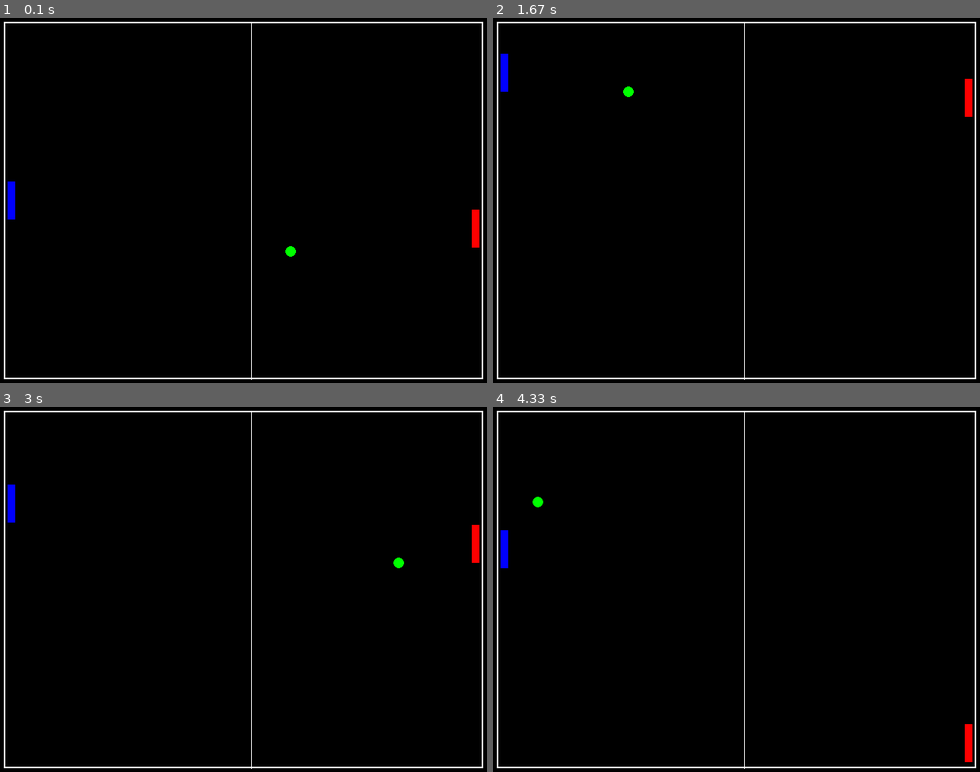
Above: before the commit, frames 1-4 (two rows, left to right).
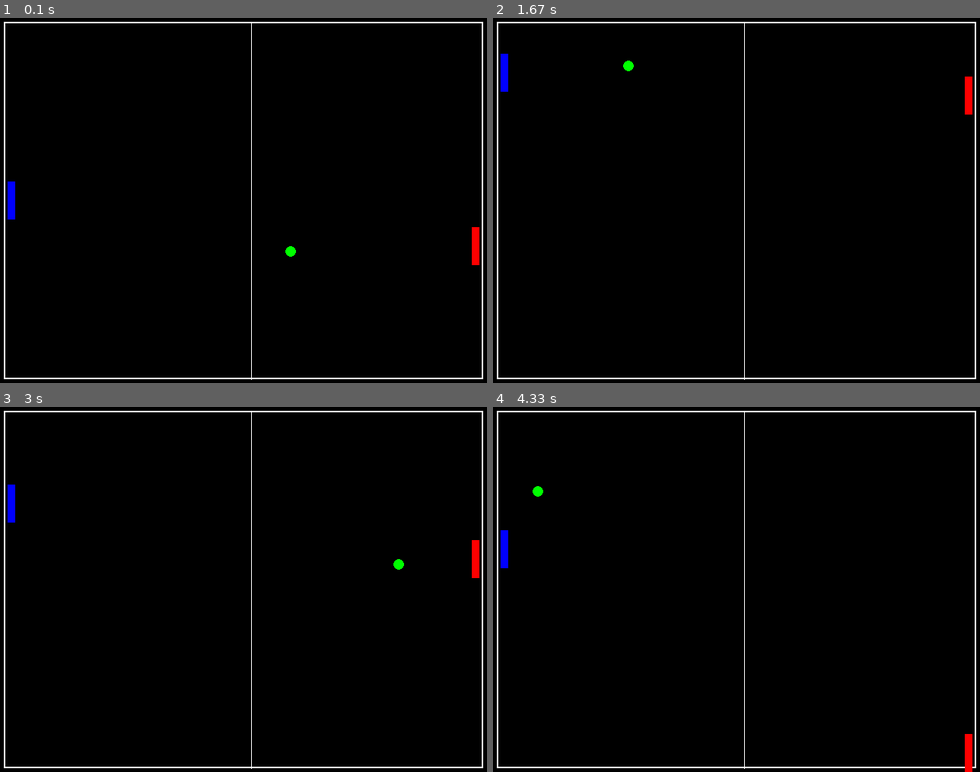
Above: after the commit, the same moments.

Repository: strin/curriculum-deep-RL
Game: pygame game, started from pyrl/tasks/pyale/games/pong.py
The game is run twice, just before and just after one commit, with the same random seed, the same clock (stepped at 60 frames per second) and the same inputs. The source is Python 2; it was converted automatically to run under Python 3.
Inputs:
- Up to frame 1 (0.1 s): no input
- Up to frame 2 (1.67 s): hold Up 0.33-0.8 s; hold Down 0.83-1.13 s; hold Up 1.17-1.53 s; hold Down from 1.57 s (still down)
- Up to frame 3 (3 s): release Down at 1.93 s; hold Up 1.97-2.27 s; hold Down 2.3-2.6 s; hold Up from 2.63 s (still down)
- Up to frame 4 (4.33 s): release Up at 3 s; hold Down 3.03-3.4 s; hold Up 3.43-3.73 s; hold Down 3.77-4.07 s; hold Up from 4.1 s (still down)

The runs differ from the first frame. In frame 1, 0.1% of the frame differs, in the area x 96-99%, y 52-68%; in frame 2, 0.1%; in frame 3, 0.1%; in frame 4, 0.2%, in the area x 8-99%, y 21-100%.

Commit message:
change the pong game to make it even harder

Diff:
--- a/pyrl/tasks/pyale/games/pong.py
+++ b/pyrl/tasks/pyale/games/pong.py
@@ -138,9 +138,9 @@
 #AI of the computer.
     if circle_x >= 320 - C / 2.:
         if not bar2_y == circle_y + C / 2.:
-            if bar2_y < circle_y + C / 2.:
+            if bar2_y + H2 / 2.< circle_y :
                 bar2_y += ai_speed
-            if  bar2_y > circle_y - H2 + C / 2.:
+            if  bar2_y - H2/ 2.> circle_y - H2 + C / 2.:
                 bar2_y -= ai_speed
         else:
             bar2_y == circle_y + C / 2.
@@ -154,12 +154,12 @@
         if circle_y >= bar1_y - C / 2. and circle_y <= bar1_y + H1 - C / 2.:
             circle_x = 20.
             speed_x = base_speed_x + npr.randn() * 30
-            speed_y = speed_y + abs(npr.randn()) * abs(ai_speed) * (np.sign(bar1_move))
+            speed_y = speed_y + abs(npr.randn()) * 30 * (np.sign(bar1_move))
     if circle_x >= bar2_x - 15.:
         if circle_y >= bar2_y - C / 2. and circle_y <= bar2_y + H2 - C / 2.:
             circle_x = 605.
             speed_x = -base_speed_x + npr.randn() * 30
-            speed_y = speed_y + abs(npr.randn()) * abs(ai_speed) * (np.sign(ai_speed))
+            speed_y = speed_y + abs(npr.randn()) * 30 * (np.sign(ai_speed))
     if circle_x < 5.:
         bar2_score += 1
         circle_x, circle_y = 307.5, 232.5
